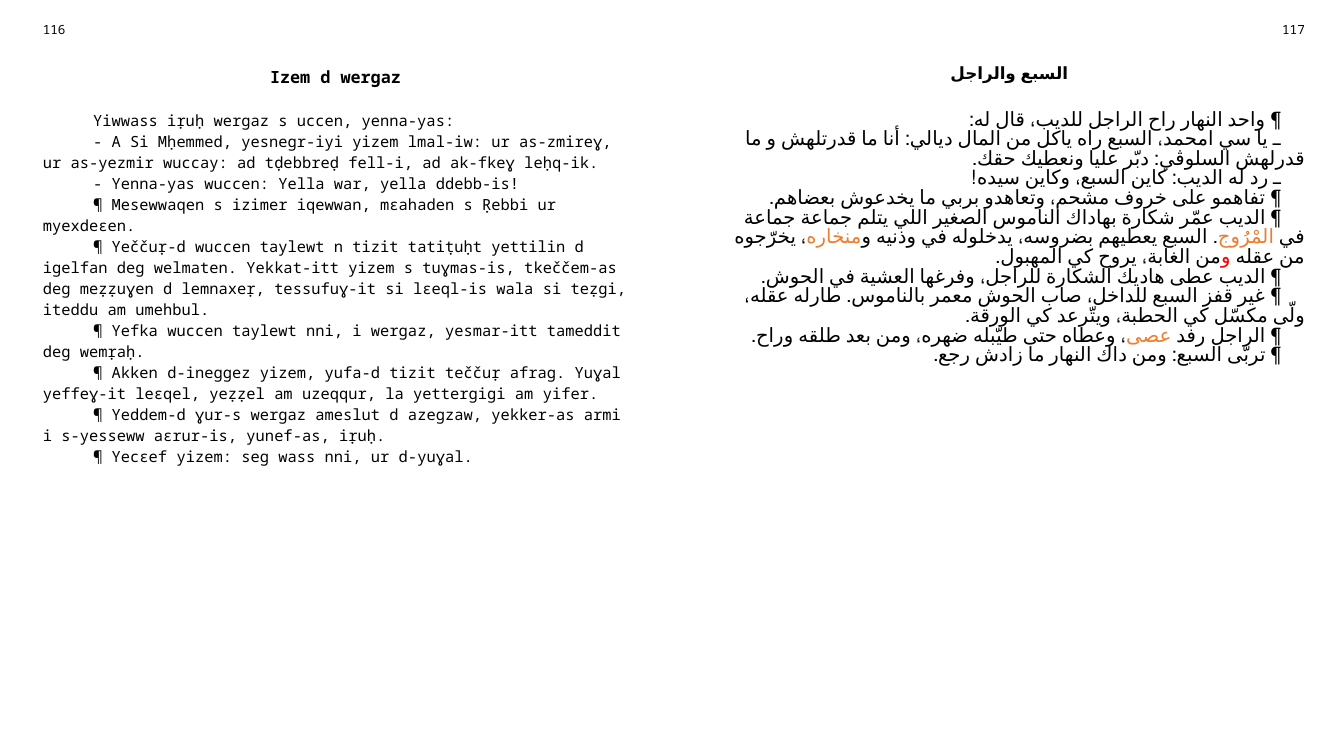
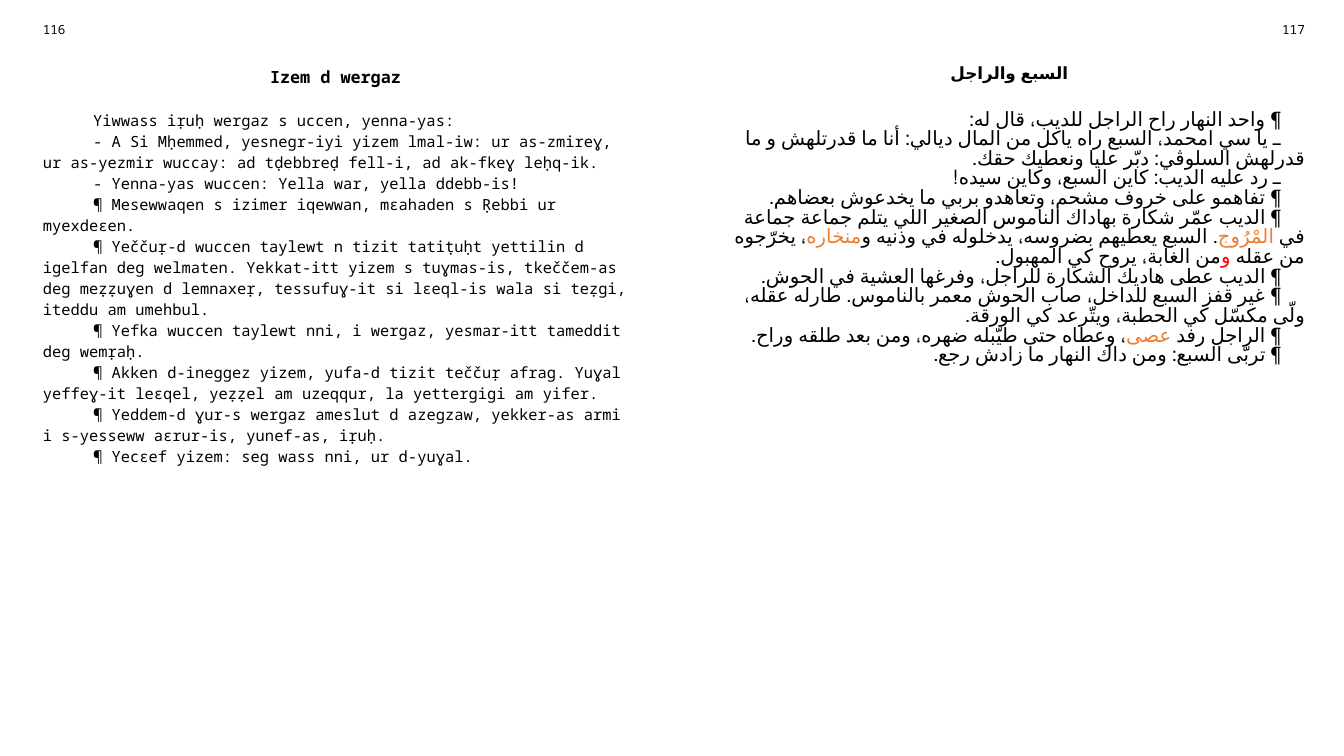
Before and after one commit to sferhah/tamacahut_n_wuccen, a slide deck: slide 54 of Uccen.ConsoleApp/uccen.arq.pptx. Drawn at 1344x756 pixels with LibreOffice and Linux fonts; fonts in the diff are those of the drawing. Boxes give left, top, right and bottom in pixels: in the first picture for what was removed or moved away, otherwise in the second. Text is boxed around its words. In the diff, an @@ line names an element or a change of style, - is before the commit and + after.

```diff
--- a/Uccen.ConsoleApp/uccen.arq.pptx
+++ b/Uccen.ConsoleApp/uccen.arq.pptx
@@ table at (32,16,1315,729) @@
-row 3, column 3: ¶ واحد النهار راح الراجل للديب، قال له: / ـ يا سي امحمد، السبع راه ياكل من المال ديالي: أنا ما قدرتلهش و ما قدرلهش السلوڨي: دبّر عليا ونعطيك حقك. / ـ رد له الديب: كاين السبع، وكاين سيده! / ¶ تفاهمو على خروف مشحم، وتعاهدو بربي ما يخدعوش بعضاهم. / ¶ الديب عمّر شكارة بهاداك الناموس الصغير اللي يتلم جماعة جماعة في المْرُوج. السبع يعطيهم بضروسه، يدخلوله في وذنيه ومنخاره، يخرّجوه من عقله ومن الغابة، يروح كي المهبول. / ¶ الديب عطى هاديك الشكارة للراجل، وفرغها العشية في الحوش. / ¶ غير قفز السبع للداخل، صاب الحوش معمر بالناموس. طارله عقله، ولّى مكسّل كي الحطبة، ويتّرعد كي الورقة. / ¶ الراجل رفد عصى، وعطاه حتى طيّبله ضهره، ومن بعد طلقه وراح. / ¶ تربّى السبع: ومن داك النهار ما زادش رجع.
+row 3, column 3: ¶ واحد النهار راح الراجل للديب، قال له: / ـ يا سي امحمد، السبع راه ياكل من المال ديالي: أنا ما قدرتلهش و ما قدرلهش السلوڨي: دبّر عليا ونعطيك حقك. / ـ رد عليه الديب: كاين السبع، وكاين سيده! / ¶ تفاهمو على خروف مشحم، وتعاهدو بربي ما يخدعوش بعضاهم. / ¶ الديب عمّر شكارة بهاداك الناموس الصغير اللي يتلم جماعة جماعة في المْرُوج. السبع يعطيهم بضروسه، يدخلوله في وذنيه ومنخاره، يخرّجوه من عقله ومن الغابة، يروح كي المهبول. / ¶ الديب عطى هاديك الشكارة للراجل، وفرغها العشية في الحوش. / ¶ غير قفز السبع للداخل، صاب الحوش معمر بالناموس. طارله عقله، ولّى مكسّل كي الحطبة، ويتّرعد كي الورقة. / ¶ الراجل رفد عصى، وعطاه حتى طيّبله ضهره، ومن بعد طلقه وراح. / ¶ تربّى السبع: ومن داك النهار ما زادش رجع.
```
Also in this commit, not shown: 12 other slides changed, 1 other file.
